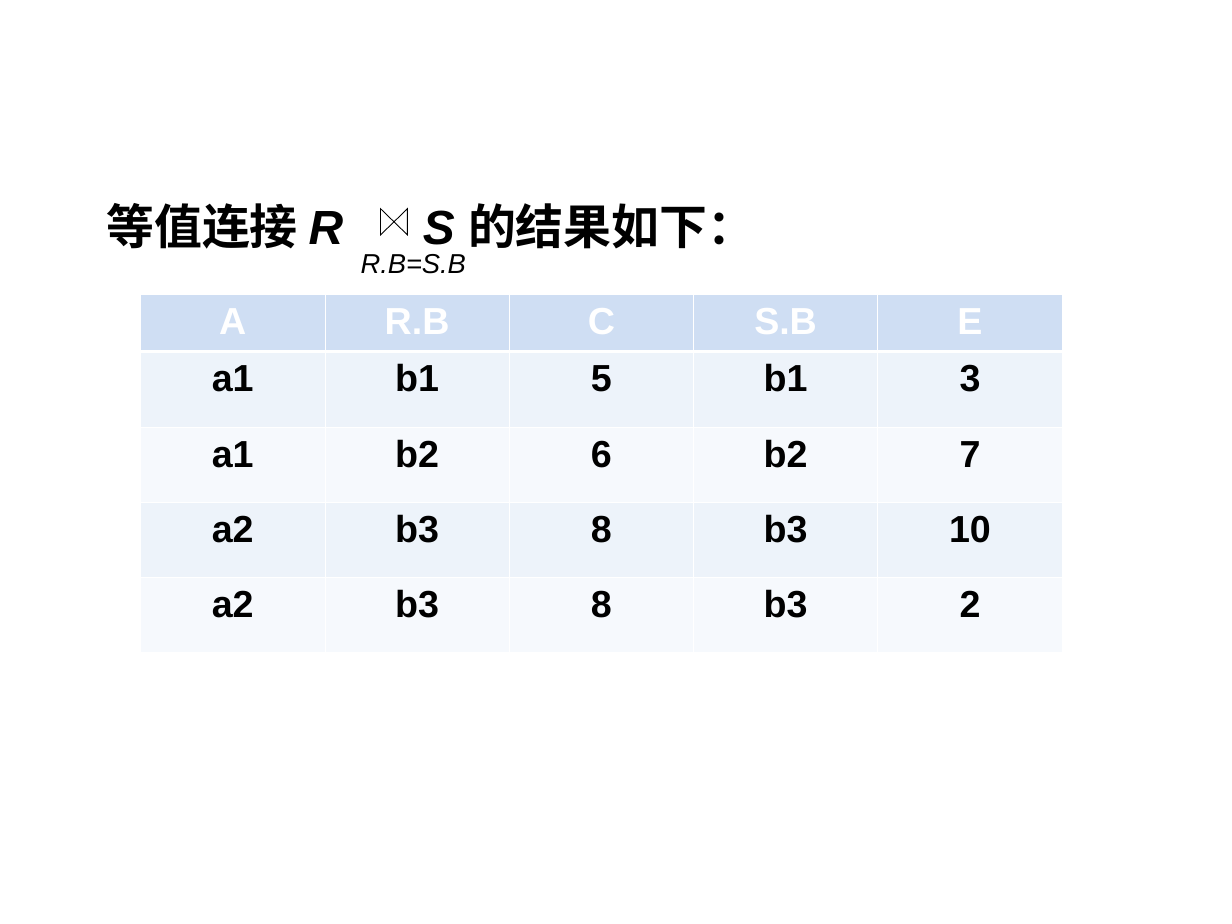
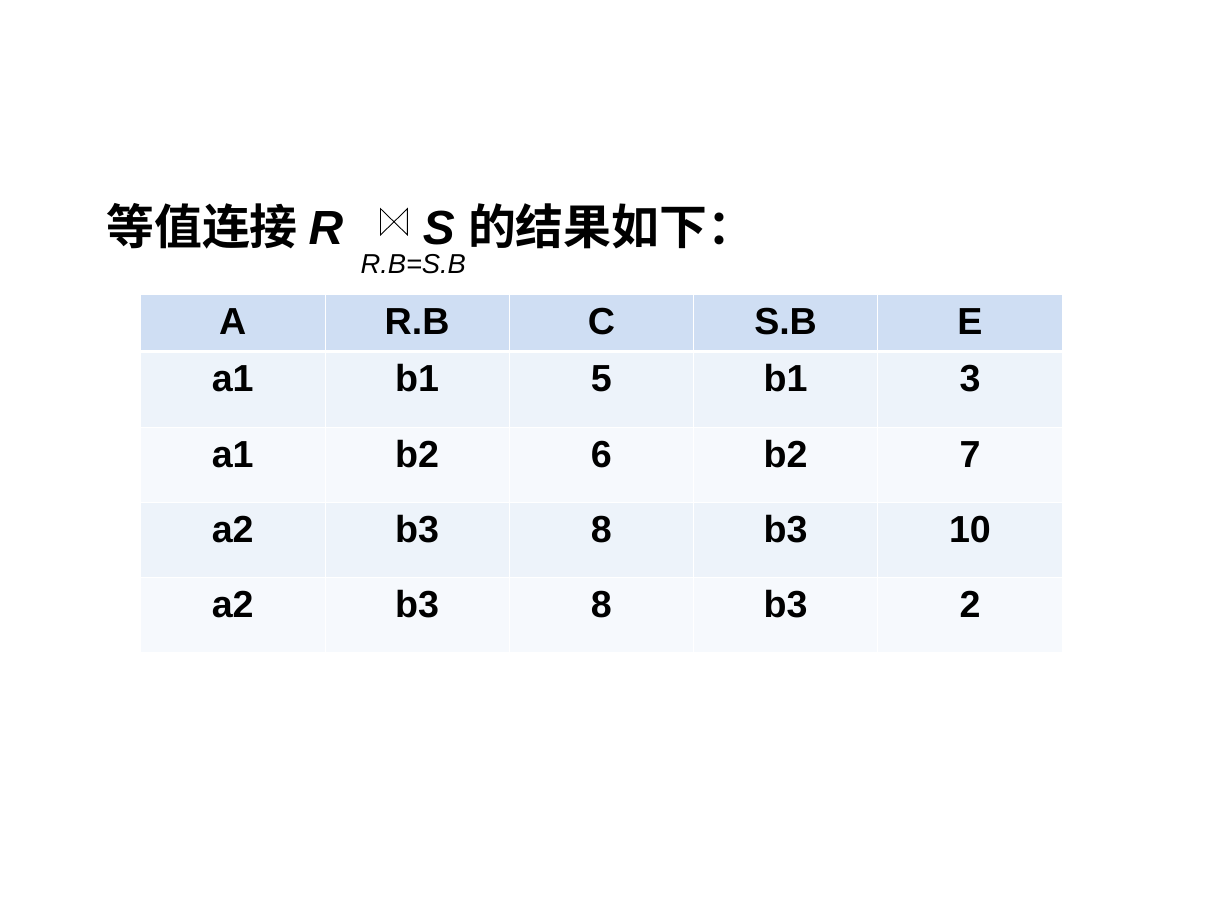
Before and after one commit to HBU/DataBase, a slide deck: slide 74 of PPT/DB第02章.ppt. Drawn at 1232x924 pixels with LibreOffice and Linux fonts; fonts in the diff are those of the drawing; background and template pictures are left out. Boxes give left, top, right and bottom in pixels: in the first picture for what was removed or moved away, otherwise in the second. Text is boxed around its words. In the diff, an @@ line names an element or a change of style, - is before the commit and + after.

```diff
--- a/PPT/DB第02章.ppt
+++ b/PPT/DB第02章.ppt
@@ table at [140,294,1063,653] @@
@@ text colour #FFFFFF to #000000 in "A", "R.B", "C", "S.B" and 1 more places @@
```
Also in this commit, not shown: 24 other slides changed, 6 other files.
